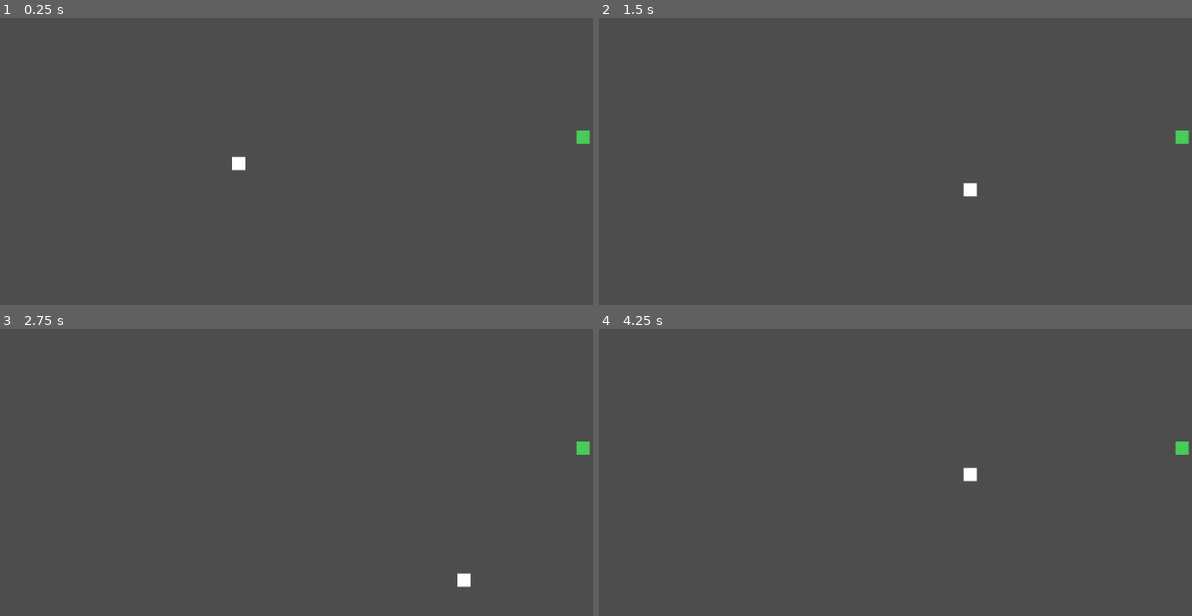
Above: before the commit, frames 1-4 (two rows, left to right).
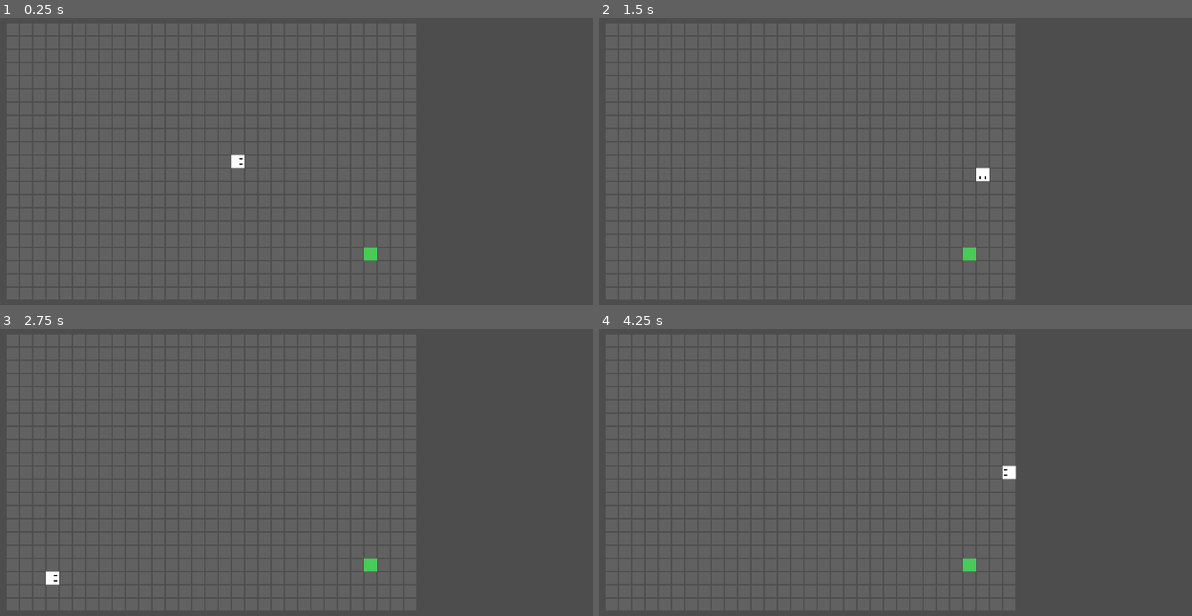
Above: after the commit, the same moments.

Repository: YvanBrito/snake
Game: Godot game, scene res://main.tscn
The game is run twice, just before and just after one commit, with the same random seed, the same clock (stepped at 60 frames per second) and the same inputs.
Inputs:
- Up to frame 1 (0.25 s): no input
- Up to frame 2 (1.5 s): hold Right (ui_right) 0.53-1.28 s; hold Down (ui_down) from 1.28 s (still down)
- Up to frame 3 (2.75 s): release Down (ui_down) at 2.03 s; hold Right (ui_right) from 2.03 s (still down)
- Up to frame 4 (4.25 s): release Right (ui_right) at 2.78 s; hold Up (ui_up) 2.78-3.53 s; hold Left (ui_left) from 3.53 s (still down)

The runs differ from the first frame. In frame 1, 0.3% of the frame differs, in the area x 38-100%, y 39-85%; in frame 2, 0.4%; in frame 3, 0.4%; in frame 4, 0.5%, in the area x 61-100%, y 39-85%.

Commit message:
grid e melhora no input/atualizacao do jogo

Diff:
--- /dev/null
+++ b/grid.tscn
@@ -0,0 +1,10 @@
+[gd_scene load_steps=2 format=3 uid="uid://3f1tokgmmxxq"]
+
+[sub_resource type="QuadMesh" id="QuadMesh_2y4pi"]
+size = Vector2(18, 18)
+
+[node name="Grid" type="Node2D"]
+
+[node name="MeshInstance2D2" type="MeshInstance2D" parent="."]
+modulate = Color(1, 1, 1, 0.11372549)
+mesh = SubResource("QuadMesh_2y4pi")
--- /dev/null
+++ b/head.tscn
@@ -0,0 +1,27 @@
+[gd_scene load_steps=3 format=3 uid="uid://yba2sslesdq2"]
+
+[sub_resource type="QuadMesh" id="QuadMesh_7dm0k"]
+size = Vector2(20, 20)
+
+[sub_resource type="QuadMesh" id="QuadMesh_mihp7"]
+size = Vector2(5, 2)
+
+[node name="Head" type="Node2D"]
+rotation = 0.0017453292
+
+[node name="MeshInstance2D" type="MeshInstance2D" parent="."]
+mesh = SubResource("QuadMesh_7dm0k")
+
+[node name="Eyes" type="Node2D" parent="."]
+
+[node name="MeshInstance2D" type="MeshInstance2D" parent="Eyes"]
+modulate = Color(0, 0, 0, 1)
+z_index = 1
+position = Vector2(-5, -4)
+mesh = SubResource("QuadMesh_mihp7")
+
+[node name="MeshInstance2D2" type="MeshInstance2D" parent="Eyes"]
+modulate = Color(0, 0, 0, 1)
+z_index = 1
+position = Vector2(-5, 4)
+mesh = SubResource("QuadMesh_mihp7")
--- a/main.tscn
+++ b/main.tscn
@@ -22,6 +22,5 @@
 autostart = true
 
 [node name="Camera2D" type="Camera2D" parent="."]
-position = Vector2(-1, -3)
 
 [connection signal="area_entered" from="Snake/Area2D" to="Snake" method="_on_area_2d_area_entered"]
--- a/manager.gd
+++ b/manager.gd
@@ -2,16 +2,38 @@
 class_name Manager
 
 const FOOD = preload("uid://cihptc0jq45je")
+const GRID = preload("uid://3f1tokgmmxxq")
 var food: Area2D
 var paused: bool = false
 
+var piece_size: int = 20
+
+var field_height: int = 10
+var field_length: int = 15
+
+var upper_limit: int = -(field_height * piece_size)
+var bottom_limit: int = field_height * piece_size
+var left_limit: int = -(field_length * piece_size)
+var right_limit: int = (field_length * piece_size)
+
 func _ready() -> void:
 	randomize()
+
+	create_grid()
+
 	food = FOOD.instantiate()
-	var rx = rand_multiple_of_20(-560, 560)
-	var ry = rand_multiple_of_20(-310, 310)
+	var rx = rand_multiple_of_20(left_limit, right_limit)
+	var ry = rand_multiple_of_20(upper_limit, bottom_limit)
 	food.position = Vector2(rx, ry)
 	add_child(food)
+
+func create_grid() -> void:
+	for i in range(-field_height, field_height+1):
+		for j in range(-field_length,field_length+1):
+			var grid = GRID.instantiate()
+			grid.position = Vector2(20*j,20*i)
+			grid.z_index = -1
+			add_child(grid)
 
 func rand_multiple_of_20(min_int: int, max_int: int) -> int:
 	# Garante ordem
@@ -38,6 +60,6 @@
 
 func food_eaten() -> void:
 	if food:
-		var rx = rand_multiple_of_20(-560, 560)
-		var ry = rand_multiple_of_20(-310, 310)
+		var rx = rand_multiple_of_20(left_limit, right_limit)
+		var ry = rand_multiple_of_20(upper_limit, bottom_limit)
 		food.position = Vector2(rx, ry)
--- a/snake.gd
+++ b/snake.gd
@@ -2,60 +2,78 @@
 extends Node2D
 
 const PIECE = preload("uid://bjpvdais1vc57")
-@onready var timer: Timer = $"../WalkSnakeTime"
+const HEAD = preload("uid://yba2sslesdq2")
 @onready var area_2d: Area2D = $Area2D
+@onready var _timer: Timer = $"../WalkSnakeTime"
 @onready var manager: Manager = $".."
 
 var pieces: Array[Node2D]
 var direction: Vector2 = Vector2.RIGHT
 var last_position: Vector2
+var local_when_input: Vector2 = Vector2.ZERO
+var intervalo_ms: int = 100
 
 func _ready() -> void:
-	timer.timeout.connect(_on_timeout)
+	_timer.timeout.connect(_on_timeout)
 	start_new_game()
 
 func start_new_game() -> void:
-	timer.start()
 	if pieces.size() > 0:
 		for i in range(0, pieces.size()):
 			pieces[i].queue_free()
 	pieces = []
-	var piece = PIECE.instantiate()
-	piece.position = Vector2.ZERO
-	pieces.push_back(piece)
-	add_child(piece)
+	var head = HEAD.instantiate()
+	head.position = Vector2.ZERO
+	pieces.push_back(head)
+	add_child(head)
 	manager.food_eaten()
 
 func _on_timeout() -> void:
 	last_position = pieces[0].position
-	pieces[0].position += direction * 20
-	if pieces[0].position.x > 560:
-		pieces[0].position.x = -560
-	if pieces[0].position.x < -560:
-		pieces[0].position.x = 560
-	if pieces[0].position.y > 300:
-		pieces[0].position.y = -300
-	if pieces[0].position.y < -300:
-		pieces[0].position.y = 300
+	pieces[0].position += direction * manager.piece_size
+	if pieces[0].position.x > manager.right_limit:
+		pieces[0].position.x = manager.left_limit
+	if pieces[0].position.x < manager.left_limit:
+		pieces[0].position.x = manager.right_limit
+	if pieces[0].position.y > manager.bottom_limit:
+		pieces[0].position.y = manager.upper_limit
+	if pieces[0].position.y < manager.upper_limit:
+		pieces[0].position.y = manager.bottom_limit
 	area_2d.position = pieces[0].position
+	if direction == Vector2.LEFT:
+		pieces[0].rotation_degrees = 0
+	if direction == Vector2.UP:
+		pieces[0].rotation_degrees = 90
+	if direction == Vector2.RIGHT:
+		pieces[0].rotation_degrees = 180
+	if direction == Vector2.DOWN:
+		pieces[0].rotation_degrees = 270
 	for i in range(1, pieces.size()):
 		var aux = pieces[i].position
 		pieces[i].position = last_position
 		last_position = aux
 		if pieces[0].position == pieces[i].position:
-			timer.stop()
 			start_new_game()
 			break
 
 func _input(event: InputEvent) -> void:
-	if (direction == Vector2.UP or direction == Vector2.DOWN) and event.is_action_pressed("ui_left"):
-		direction = Vector2.LEFT
-	elif (direction == Vector2.UP or direction == Vector2.DOWN) and event.is_action_pressed("ui_right"):
-		direction = Vector2.RIGHT
-	elif (direction == Vector2.LEFT or direction == Vector2.RIGHT) and event.is_action_pressed("ui_up"):
-		direction = Vector2.UP
-	elif (direction == Vector2.LEFT or direction == Vector2.RIGHT) and event.is_action_pressed("ui_down"):
-		direction = Vector2.DOWN
+	if event.is_pressed() and not event.is_echo():
+		if (direction == Vector2.UP or direction == Vector2.DOWN) and event.is_action_pressed("ui_left"):
+			_timer.start()
+			_on_timeout()
+			direction = Vector2.LEFT
+		elif (direction == Vector2.UP or direction == Vector2.DOWN) and event.is_action_pressed("ui_right"):
+			_timer.start()
+			_on_timeout()
+			direction = Vector2.RIGHT
+		elif (direction == Vector2.LEFT or direction == Vector2.RIGHT) and event.is_action_pressed("ui_up"):
+			_timer.start()
+			_on_timeout()
+			direction = Vector2.UP
+		elif (direction == Vector2.LEFT or direction == Vector2.RIGHT) and event.is_action_pressed("ui_down"):
+			_timer.start()
+			_on_timeout()
+			direction = Vector2.DOWN
 
 
 func _on_area_2d_area_entered(area: Area2D) -> void:
